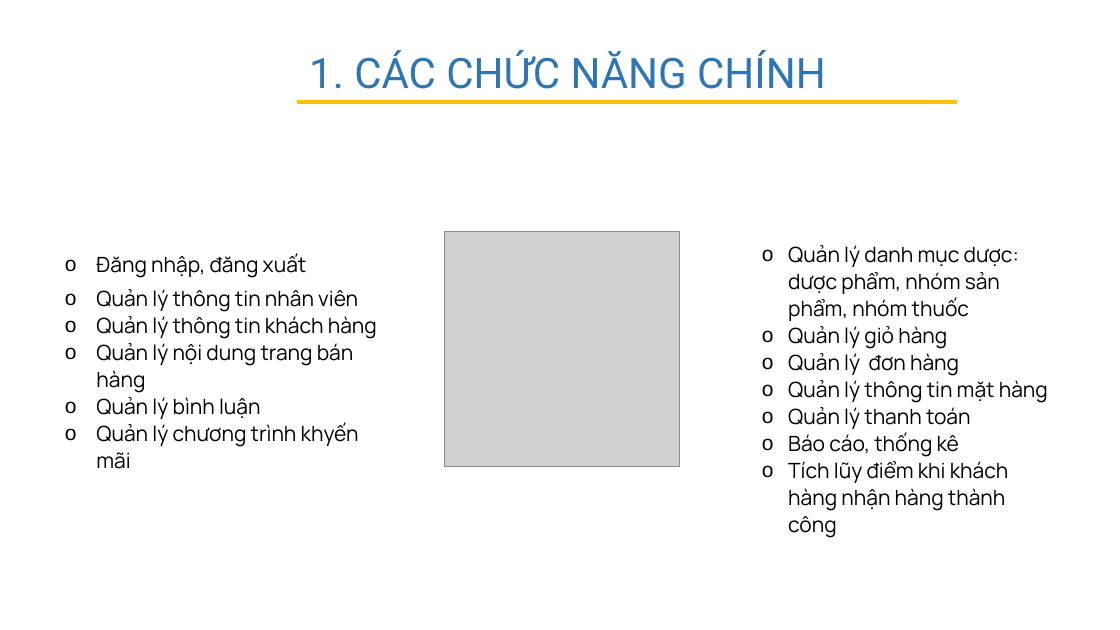
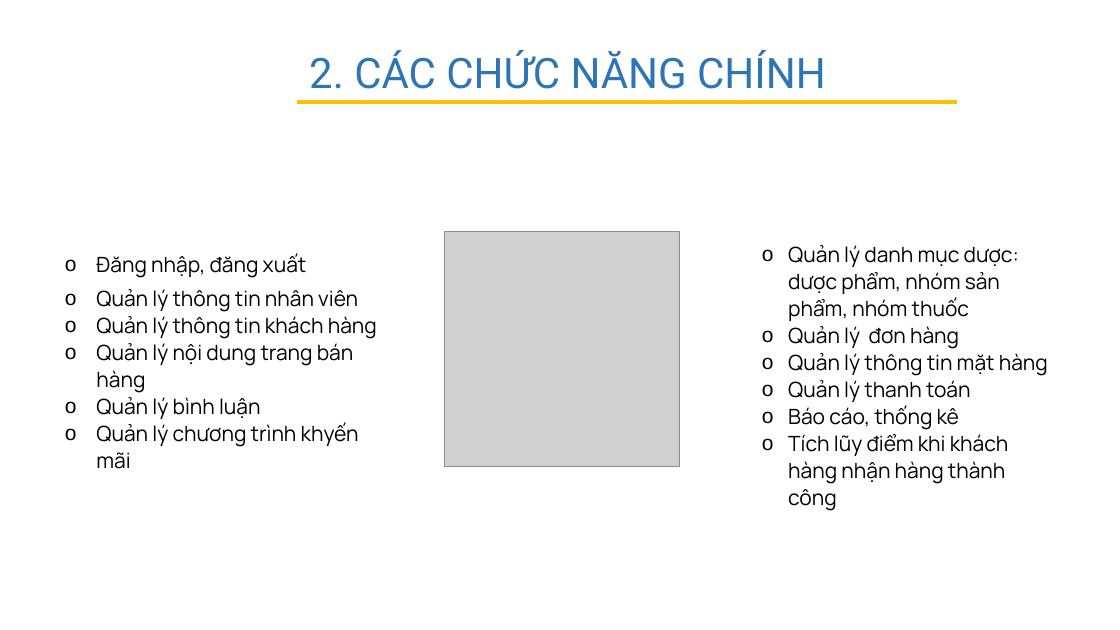
Before and after one commit to K-Tran2001/ThucTap, a slide deck: slide 9 of FINAL/THUCTAP-PPT-OFF.pptx (slide 8 before the commit). Drawn at 1120x630 pixels with LibreOffice and Linux fonts; fonts in the diff are those of the drawing; grey boxes stand for pictures; background and template pictures are left out. Boxes give left, top, right and bottom in pixels: in the first picture for what was removed or moved away, otherwise in the second. Text is boxed around its words. In the diff, an @@ line names an element or a change of style, - is before the commit and + after.

```diff
--- a/FINAL/THUCTAP-PPT-OFF.pptx
+++ b/FINAL/THUCTAP-PPT-OFF.pptx
@@ text at <box>309,50,826,89</box>: text changed @@
-1. CÁC CHỨC NĂNG CHÍNH
+2. CÁC CHỨC NĂNG CHÍNH
@@ text at <box>788,326,947,349</box>: paragraph removed @@
-o Quản lý giỏ hàng
```
Also in this commit, not shown: 3 other slides changed, 1 slide added, 25 other files.
